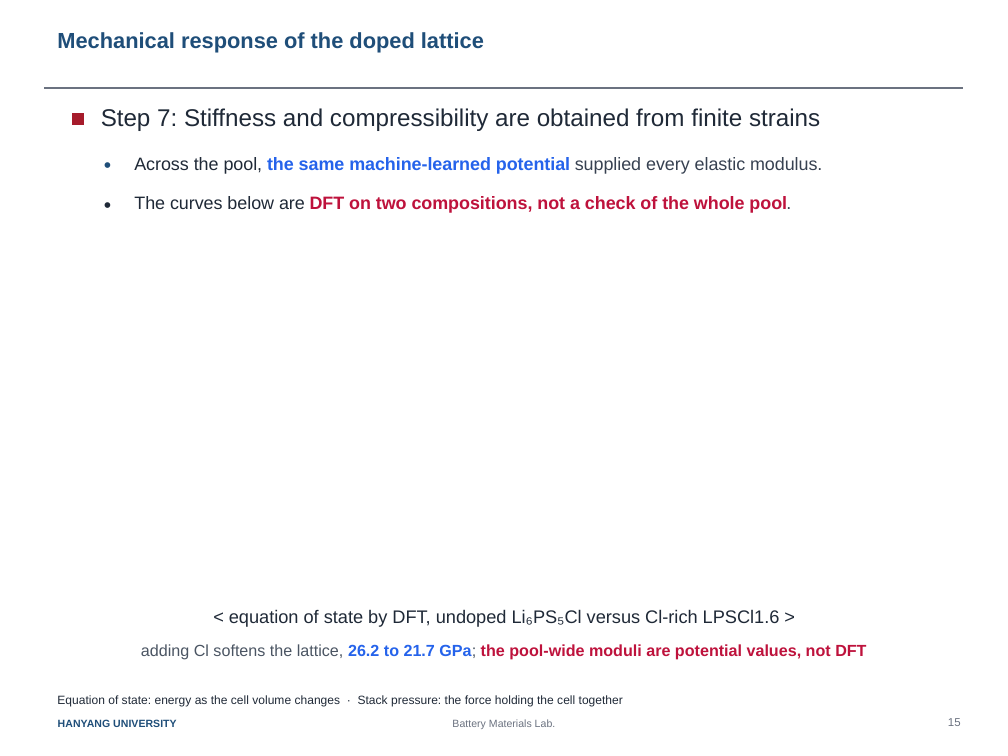
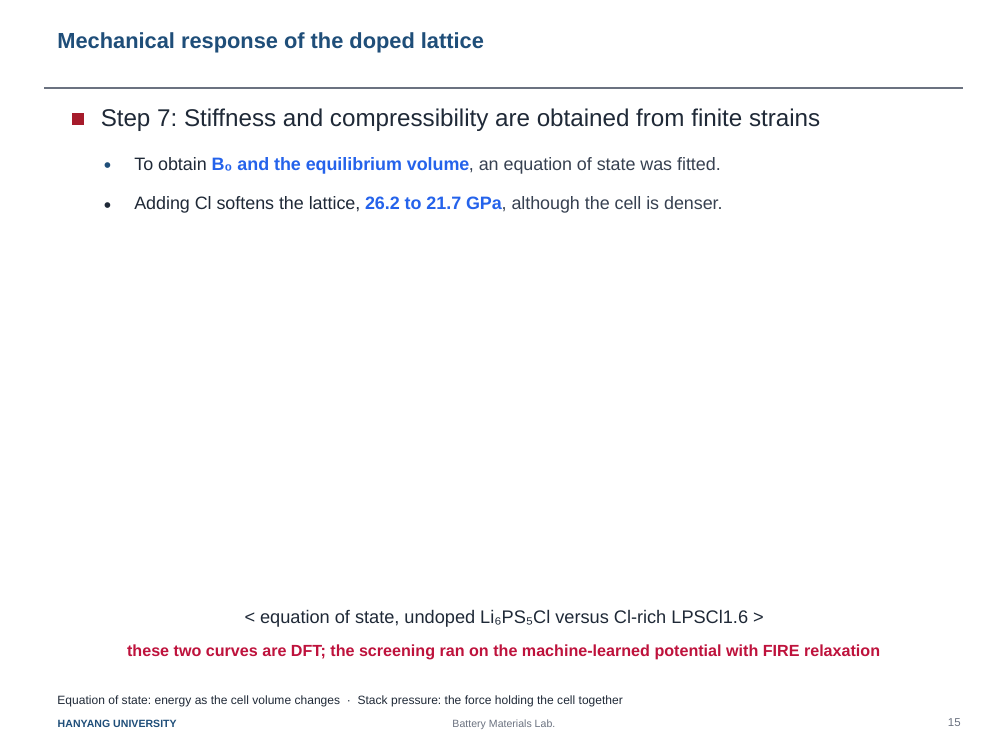
Before and after one commit to yonghoon7153-source/Yonghoon-DEM-DFT, a slide deck: slide 1 of docs/Slide15_mechanical_response.pptx. Drawn at 1008x756 pixels with LibreOffice and Linux fonts; fonts in the diff are those of the drawing. Boxes give left, top, right and bottom in pixels: in the first picture for what was removed or moved away, otherwise in the second. Text is boxed around its words. In the diff, an @@ line names an element or a change of style, - is before the commit and + after.

```diff
--- a/docs/Slide15_mechanical_response.pptx
+++ b/docs/Slide15_mechanical_response.pptx
@@ text at (134,157,721,174): text changed; text colour #2563EB to #374151 @@
-Across the pool, the same machine-learned potential supplied every elastic modulus.
+To obtain B₀ and the equilibrium volume, an equation of state was fitted.
@@ text at (134,196,723,213): text changed; text colour #BE123C to #1F2937; bold off @@
-The curves below are DFT on two compositions, not a check of the whole pool.
+Adding Cl softens the lattice, 26.2 to 21.7 GPa, although the cell is denser.
@@ text at (260,609,748,627): text changed @@
-< equation of state by DFT, undoped Li₆PS₅Cl versus Cl-rich LPSCl1.6 >
+< equation of state, undoped Li₆PS₅Cl versus Cl-rich LPSCl1.6 >
@@ text at (127,644,880,659): text changed @@
-adding Cl softens the lattice, 26.2 to 21.7 GPa; the pool-wide moduli are potential values, not DFT
+these two curves are DFT; the screening ran on the machine-learned potential with FIRE relaxation
```
Also in this commit, not shown: 2 other files.
